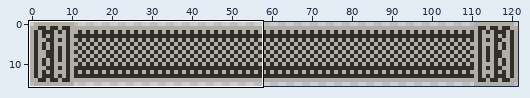
Two versions of one pixel-art file, support/ui/health-bar.aseprite. Above, an overview of the earlier version with the close-up marked.
Close-up. As it was:
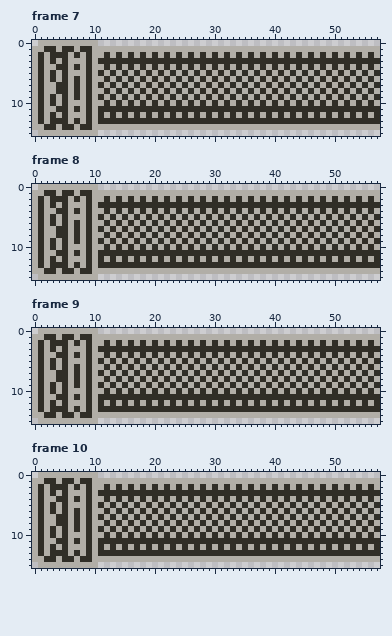
122x16 pixels, 101 frames. Colours within 5 levels of each other are drawn and written as one. Shown: frame 7: x 0..57, y 0..15; frame 8: x 0..57, y 0..15; frame 9: x 0..57, y 0..15; frame 10: x 0..57, y 0..15. The commit also changed other frames or places, which this record leaves out.
Once edited:
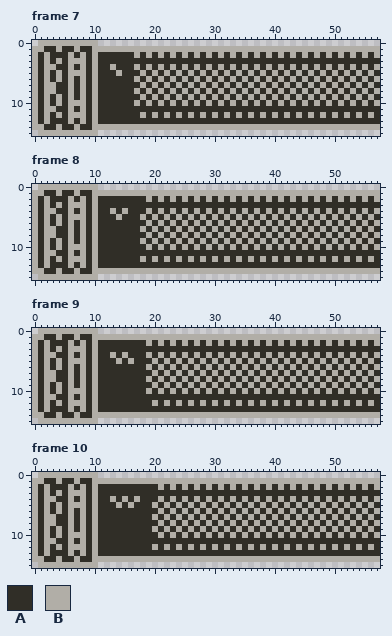
Palette (. is transparent): A #302e27  B #b1aea7
From old to new:
layer "health" now shown
Frame 7, layer "health":
y 2: x 11 B -> A; x 13 B -> A; x 15 B -> A
y 4: x 11 B -> A; x 15 B -> A
y 5: x 12 B -> A; x 16 B -> A
y 6: x 11 B -> A; x 13 B -> A; x 15 B -> A
y 7: x 12 B -> A; x 14 B -> A; x 16 B -> A
y 8: x 11 B -> A; x 13 B -> A; x 15 B -> A
y 9: x 12 B -> A; x 14 B -> A; x 16 B -> A
y 10: x 11 B -> A; x 13 B -> A; x 15 B -> A
y 12: x 12 B -> A; x 14 B -> A; x 16 B -> A
Frame 8, layer "health":
y 2: x 11 B -> A; x 13 B -> A; x 15 B -> A; x 17 B -> A
y 4: x 11 B -> A; x 17 B -> A
y 5: x 12 B -> A; x 16 B -> A
y 6: x 11 B -> A; x 13 B -> A; x 15 B -> A; x 17 B -> A
y 7: x 12 B -> A; x 14 B -> A; x 16 B -> A
y 8: x 11 B -> A; x 13 B -> A; x 15 B -> A; x 17 B -> A
y 9: x 12 B -> A; x 14 B -> A; x 16 B -> A
y 10: x 11 B -> A; x 13 B -> A; x 15 B -> A; x 17 B -> A
y 12: x 12 B -> A; x 14 B -> A; x 16 B -> A
Frame 9, layer "health":
y 2: x 11 B -> A; x 13 B -> A; x 15 B -> A; x 17 B -> A
y 4: x 11 B -> A; x 17 B -> A
y 5: x 12 B -> A; x 18 B -> A
y 6: x 11 B -> A; x 13 B -> A; x 15 B -> A; x 17 B -> A
y 7: x 12 B -> A; x 14 B -> A; x 16 B -> A; x 18 B -> A
y 8: x 11 B -> A; x 13 B -> A; x 15 B -> A; x 17 B -> A
y 9: x 12 B -> A; x 14 B -> A; x 16 B -> A; x 18 B -> A
y 10: x 11 B -> A; x 13 B -> A; x 15 B -> A; x 17 B -> A
y 12: x 12 B -> A; x 14 B -> A; x 16 B -> A; x 18 B -> A
Frame 10, layer "health":
y 2: x 11 B -> A; x 13 B -> A; x 15 B -> A; x 17 B -> A; x 19 B -> A
y 4: x 11 B -> A; x 19 B -> A
y 5: x 12 B -> A; x 18 B -> A
y 6: x 11 B -> A; x 13 B -> A; x 15 B -> A; x 17 B -> A; x 19 B -> A
y 7: x 12 B -> A; x 14 B -> A; x 16 B -> A; x 18 B -> A
y 8: x 11 B -> A; x 13 B -> A; x 15 B -> A; x 17 B -> A; x 19 B -> A
y 9: x 12 B -> A; x 14 B -> A; x 16 B -> A; x 18 B -> A
y 10: x 11 B -> A; x 13 B -> A; x 15 B -> A; x 17 B -> A; x 19 B -> A
y 12: x 12 B -> A; x 14 B -> A; x 16 B -> A; x 18 B -> A
Changed places in both close-ups, as pixel boxes (x1, y1, x2, y2):
changed: (98, 52, 134, 118)
changed: (98, 196, 140, 262)
changed: (98, 340, 146, 406)
changed: (98, 484, 152, 550)
